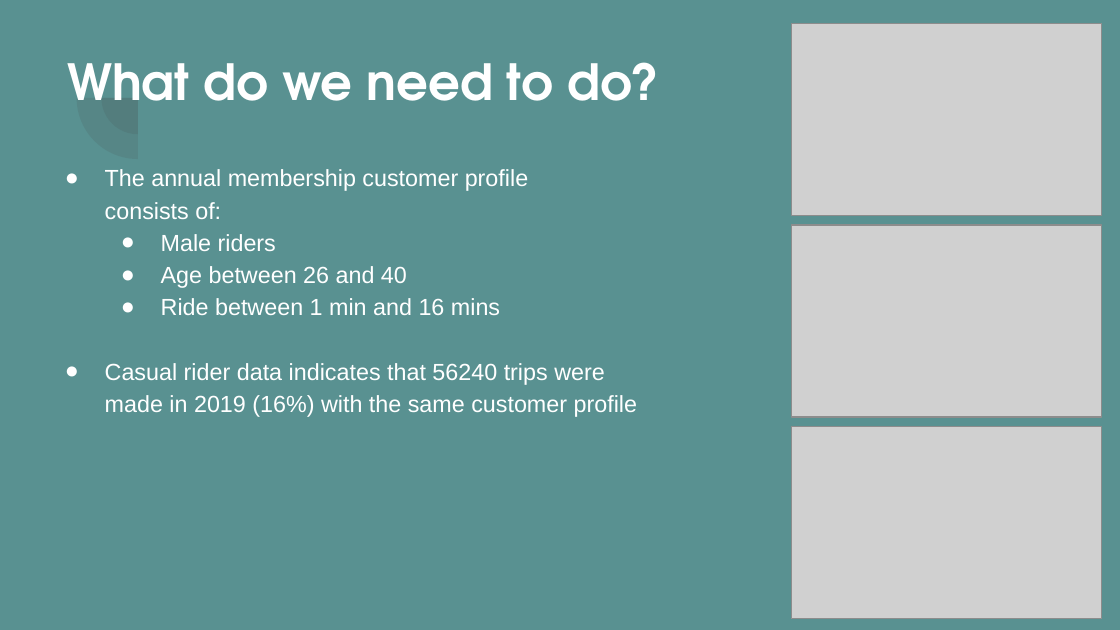
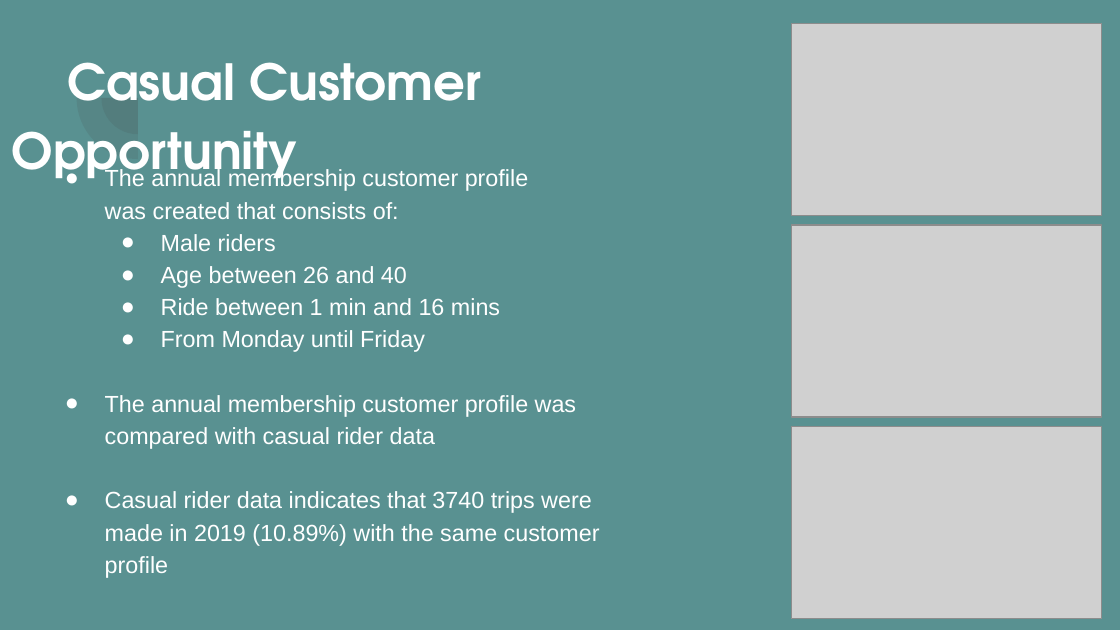
Before and after one commit to DSosinski/CyclisticAnalysis, a slide deck: slide 9 of Docs/Cyclistic Marketing Strategy 2020 - 2021.pptx (slide 8 before the commit). Drawn at 1120x630 pixels with LibreOffice and Linux fonts; fonts in the diff are those of the drawing; grey boxes stand for pictures. Boxes give left, top, right and bottom in pixels: in the first picture for what was removed or moved away, otherwise in the second. Text is boxed around its words. In the diff, an @@ line names an element or a change of style, - is before the commit and + after.

```diff
--- a/Docs/Cyclistic Marketing Strategy 2020 - 2021.pptx
+++ b/Docs/Cyclistic Marketing Strategy 2020 - 2021.pptx
@@ title added at (11,62,481,186), 32 pt, text #FFFFFF, bold @@
+Casual Customer Opportunity
@@ title removed at (67,62,660,101) @@
-What do we need to do?
@@ text at (105,202,399,219): text changed @@
-consists of:
+was created that consists of:
@@ text at (105,330,600,578): text changed @@
-● Casual rider data indicates that 56240 trips were made in 2019 (16%) with the same customer profile
+● From Monday until Friday
+● The annual membership customer profile was compared with casual rider data
+● Casual rider data indicates that 3740 trips were made in 2019 (10.89%) with the same customer profile
```
Also in this commit, not shown: 9 other slides changed, 1 slide added, 2 other files.
